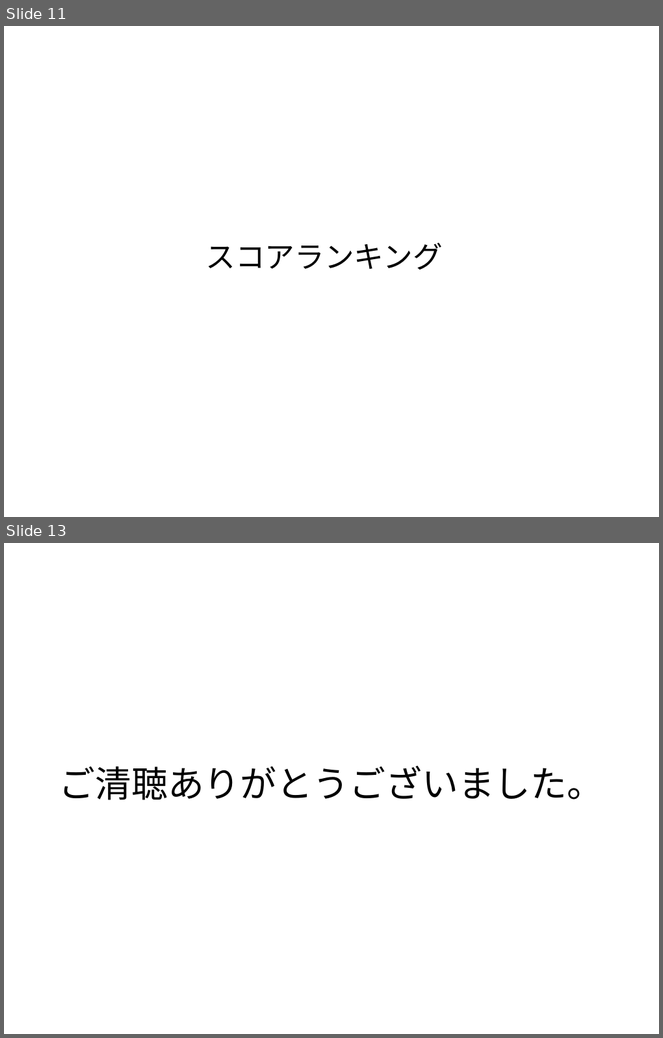
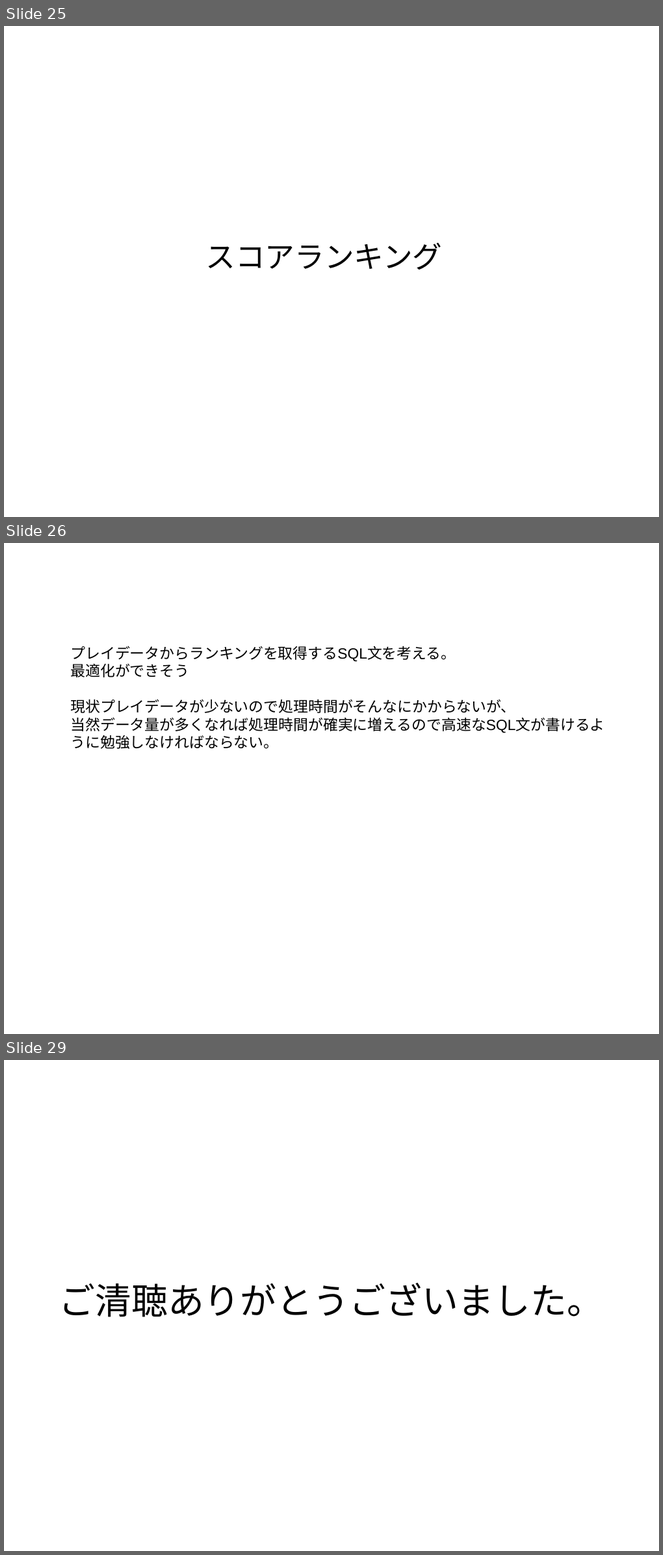
Before and after one commit to Miura0425/LunarLander_Art, a slide deck: 「クライアントとサーバー」発表資料.pptx. Shown one above the other, each under a label of ours: slides 11 and 13 before the commit, slides 25, 26 and 29 after it; the slides between them are not shown. The pictures are 663x1038 and 663x1555 pixels, drawn with LibreOffice and Linux fonts; fonts in the diff are those of the drawing. Boxes give left, top, right and bottom in pixels: in the first picture for what was removed or moved away, otherwise in the second. Text is boxed around its words. In the diff, an @@ line names an element or a change of style, - is before the commit and + after.

```diff
--- a/「クライアントとサーバー」発表資料.pptx
+++ b/「クライアントとサーバー」発表資料.pptx
@@ slide 26 added at [4, 543, 659, 1034], background #FFFFFF @@
@@ text added at [71, 646, 605, 749], 18 pt, text #000000 @@
+プレイデータからランキングを取得するSQL文を考える。
+最適化ができそう
+現状プレイデータが少ないので処理時間がそんなにかからないが、
+当然データ量が多くなれば処理時間が確実に増えるので高速なSQL文が書けるように勉強しなければならない。
@@ what was slide 11 is now slide 25 @@
@@ what was slide 13 is now slide 29 @@
```
Also in this commit, not shown: 6 slides changed, 16 other slides added, 1 slide removed, 3 other files.
